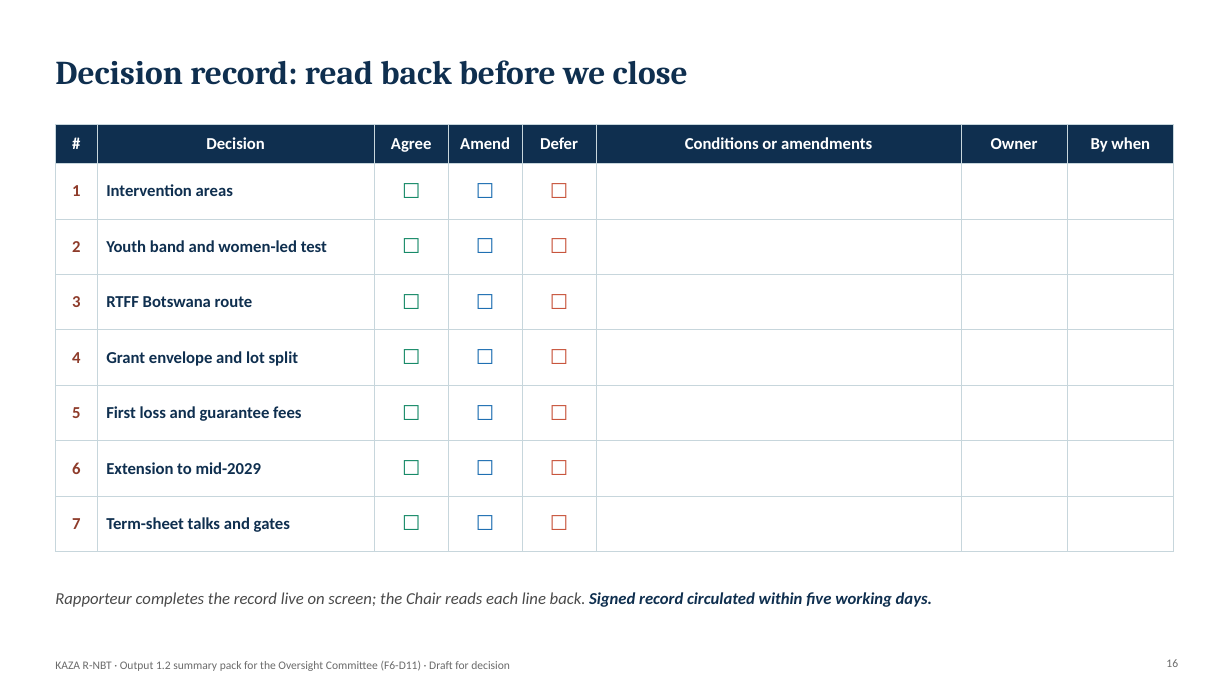
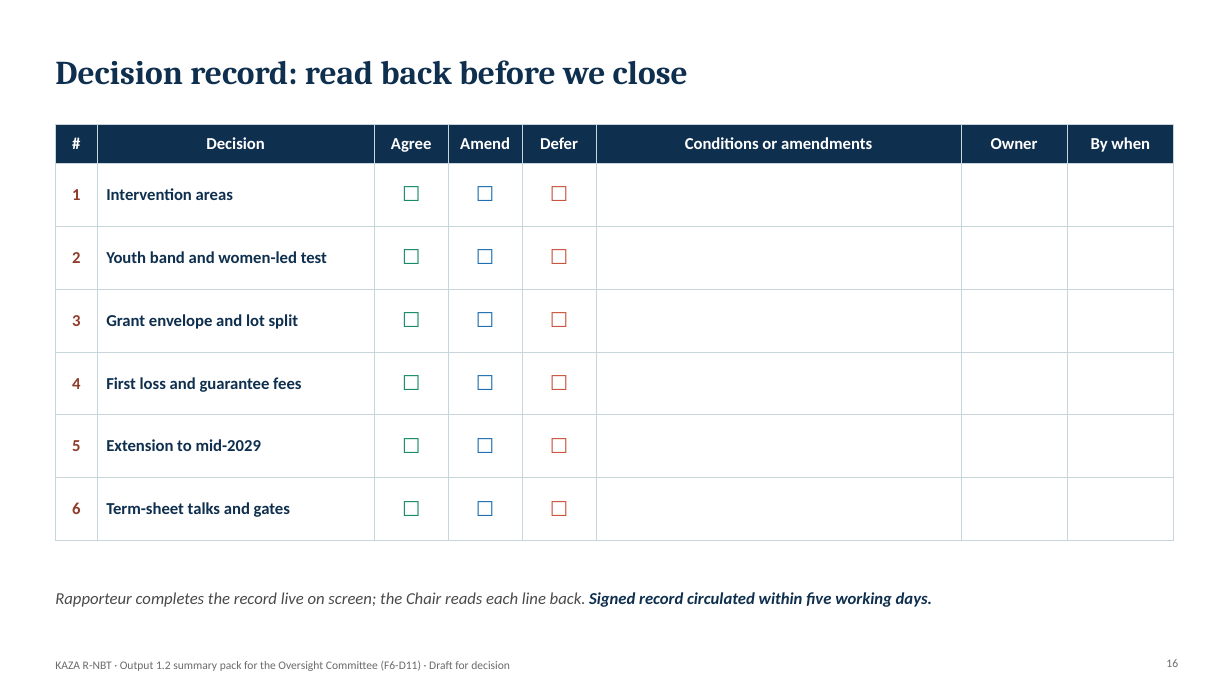
Before and after one commit to modestanz/GIZ-Works, a slide deck: slide 16 of deliverables/F6-D11_Output_1.2_Summary_Pack_Oversight_Committee.pptx. Drawn at 1232x693 pixels with LibreOffice and Linux fonts; fonts in the diff are those of the drawing; background and template pictures are left out. Boxes give left, top, right and bottom in pixels: in the first picture for what was removed or moved away, otherwise in the second. Text is boxed around its words. In the diff, an @@ line names an element or a change of style, - is before the commit and + after.

```diff
--- a/deliverables/F6-D11_Output_1.2_Summary_Pack_Oversight_Committee.pptx
+++ b/deliverables/F6-D11_Output_1.2_Summary_Pack_Oversight_Committee.pptx
@@ table at <box>55,125,1174,521</box> @@
-row 4: 3 | RTFF Botswana route | ☐ | ☐ | ☐ |  |  | 
-row 5: 4 | Grant envelope and lot split | ☐ | ☐ | ☐ |  |  | 
-row 6: 5 | First loss and guarantee fees | ☐ | ☐ | ☐ |  |  | 
-row 7: 6 | Extension to mid-2029 | ☐ | ☐ | ☐ |  |  | 
-row 8: 7 | Term-sheet talks and gates | ☐ | ☐ | ☐ |  |  | 
+row 4: 3 | Grant envelope and lot split | ☐ | ☐ | ☐ |  |  | 
+row 5: 4 | First loss and guarantee fees | ☐ | ☐ | ☐ |  |  | 
+row 6: 5 | Extension to mid-2029 | ☐ | ☐ | ☐ |  |  | 
+row 7: 6 | Term-sheet talks and gates | ☐ | ☐ | ☐ |  |  | 
```
Also in this commit, not shown: 12 other slides changed, 14 other files.
